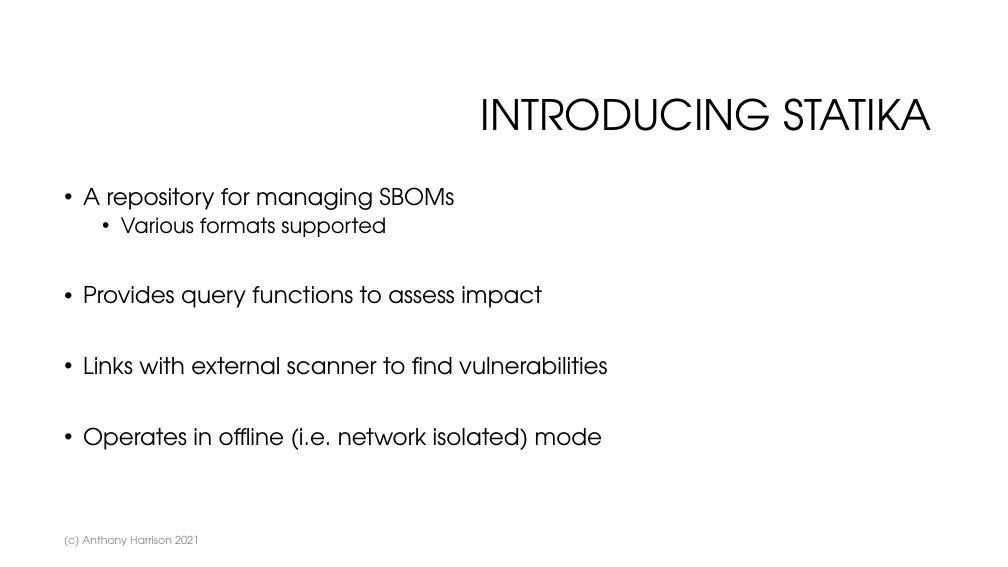
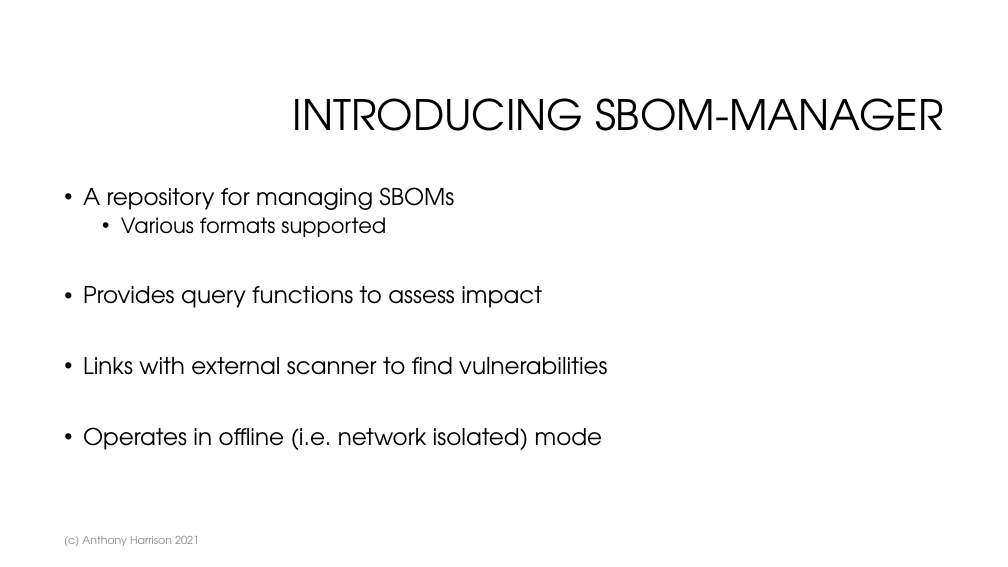
Before and after one commit to anthonyharrison/sbom-manager, a slide deck: slide 8 of doc/Managing SBOMs.pptx. Drawn at 1008x567 pixels with LibreOffice and Linux fonts; fonts in the diff are those of the drawing; background and template pictures are left out. Boxes give left, top, right and bottom in pixels: in the first picture for what was removed or moved away, otherwise in the second. Text is boxed around its words. In the diff, an @@ line names an element or a change of style, - is before the commit and + after.

```diff
--- a/doc/Managing SBOMs.pptx
+++ b/doc/Managing SBOMs.pptx
@@ title at bbox=[293, 98, 943, 131]: text changed @@
-INTRODUCING STATIKA
+INTRODUCING SBOM-MANAGER
```
Also in this commit, not shown: 6 other slides changed, 4 other files.
